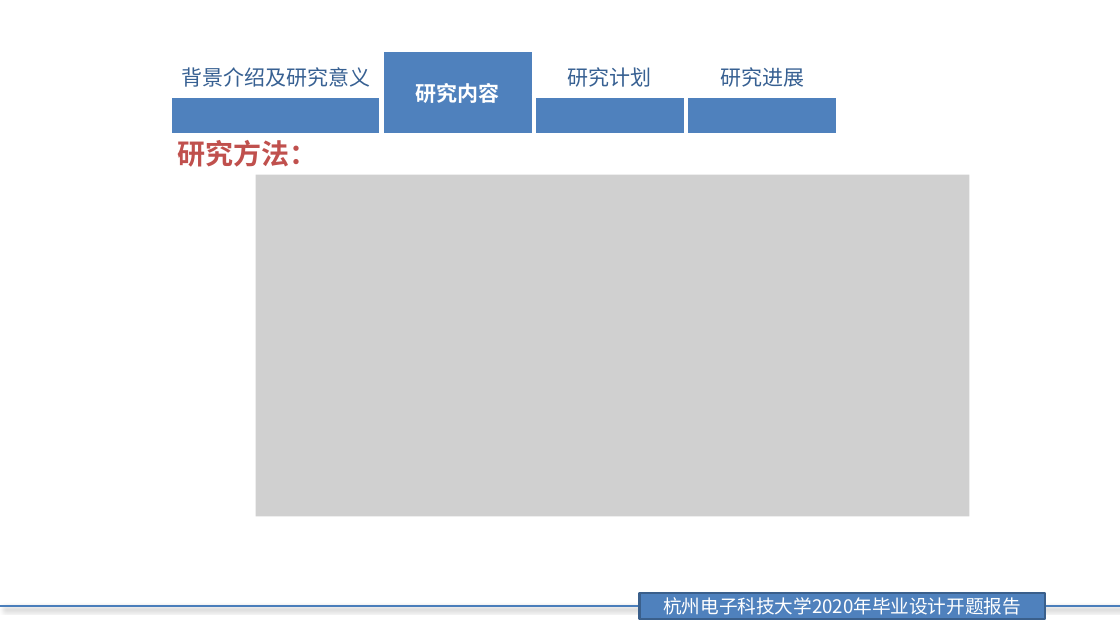
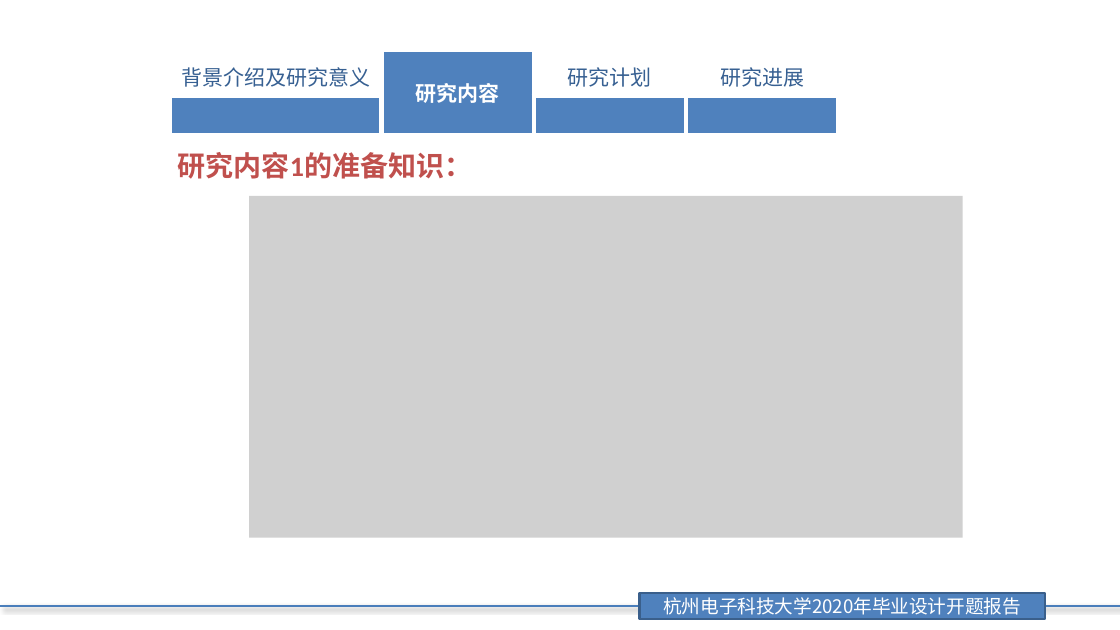
Before and after one commit to JeromeYHj214/Paper-Learning, a slide deck: slide 17 of 杨豪杰开题/论文答辩开题报告(杨豪杰).pptx (slide 5 before the commit). Drawn at 1120x630 pixels with LibreOffice and Linux fonts; fonts in the diff are those of the drawing; grey boxes stand for pictures; background and template pictures are left out. Boxes give left, top, right and bottom in pixels: in the first picture for what was removed or moved away, otherwise in the second. Text is boxed around its words. In the diff, an @@ line names an element or a change of style, - is before the commit and + after.

```diff
--- a/杨豪杰开题/论文答辩开题报告(杨豪杰).pptx
+++ b/杨豪杰开题/论文答辩开题报告(杨豪杰).pptx
@@ text at <box>178,152,472,179</box>: text changed @@
-研究方法：
+研究内容1的准备知识：
@@ picture: place and size @@
-picture at <box>255,175,970,517</box>
+picture at <box>250,196,964,538</box>
```
Also in this commit, not shown: 13 other slides changed, 2 slides added, 1 slide removed.
